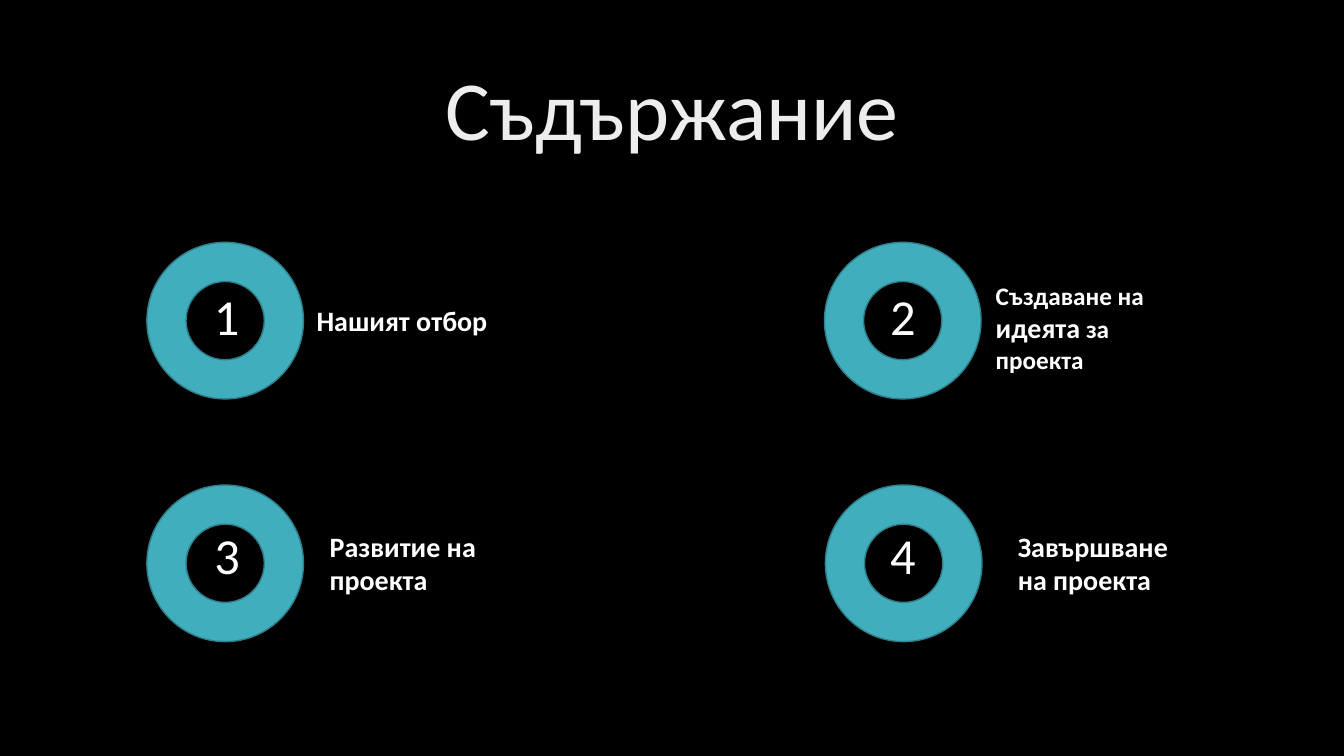
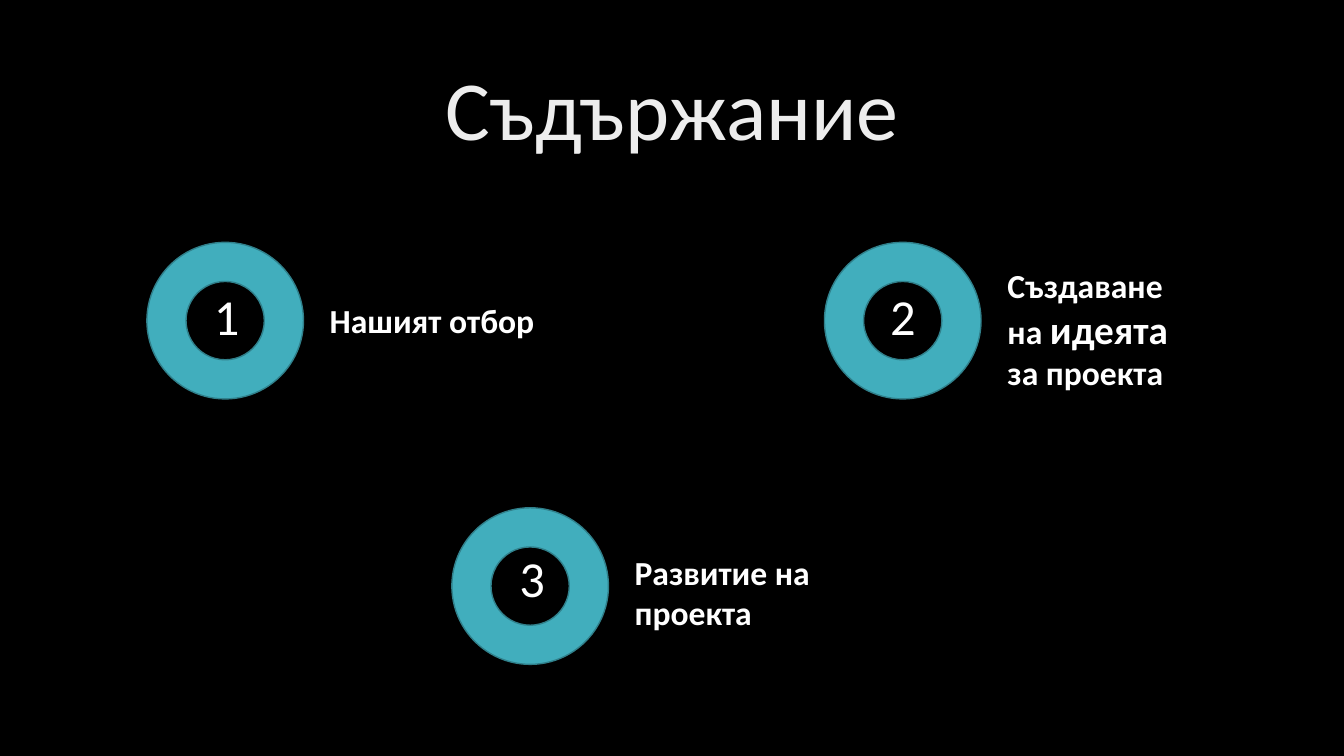
Before and after one commit to EGGeorgieva21/Hangman-project-2022, a slide deck: slide 2 of docs/presentation.pptx. Drawn at 1344x756 pixels with LibreOffice and Linux fonts; fonts in the diff are those of the drawing; background and template pictures are left out. Boxes give left, top, right and bottom in pixels: in the first picture for what was removed or moved away, otherwise in the second. Text is boxed around its words. In the diff, an @@ line names an element or a change of style, - is before the commit and + after.

```diff
--- a/docs/presentation.pptx
+++ b/docs/presentation.pptx
@@ text "Създаване на идеята за проекта" moved from (x1=996, y1=288, x2=1144, y2=373) to (x1=1007, y1=276, x2=1168, y2=391) @@
@@ text "Създаване на идеята за проекта" at (x1=1007, y1=276, x2=1168, y2=391): size 18 to 24 pt in "Създаване на за проекта"; size 20 to 28 pt in "идеята" @@
@@ text "Нашият отбор" moved from (x1=317, y1=311, x2=487, y2=336) to (x1=330, y1=310, x2=534, y2=339) @@
@@ text "Нашият отбор" at (x1=330, y1=310, x2=534, y2=339): size 20 to 24 pt @@
@@ donut moved from (x1=147, y1=485, x2=303, y2=641) to (x1=452, y1=508, x2=608, y2=664) @@
@@ donut removed at (x1=826, y1=485, x2=982, y2=641) @@
@@ text removed at (x1=1018, y1=538, x2=1168, y2=595) @@
-Завършване на проекта
@@ text "3" moved from (x1=214, y1=541, x2=240, y2=575) to (x1=519, y1=564, x2=545, y2=598) @@
@@ text "Развитие на проекта" at (x1=635, y1=563, x2=810, y2=631): size 20 to 24 pt @@
@@ text "Развитие на проекта" moved from (x1=330, y1=538, x2=476, y2=595) to (x1=635, y1=563, x2=810, y2=631) @@
@@ text removed at (x1=890, y1=541, x2=916, y2=574) @@
-4
```
Also in this commit, not shown: 7 other slides changed, 1 slide added, 1 slide removed, 1 other file.
